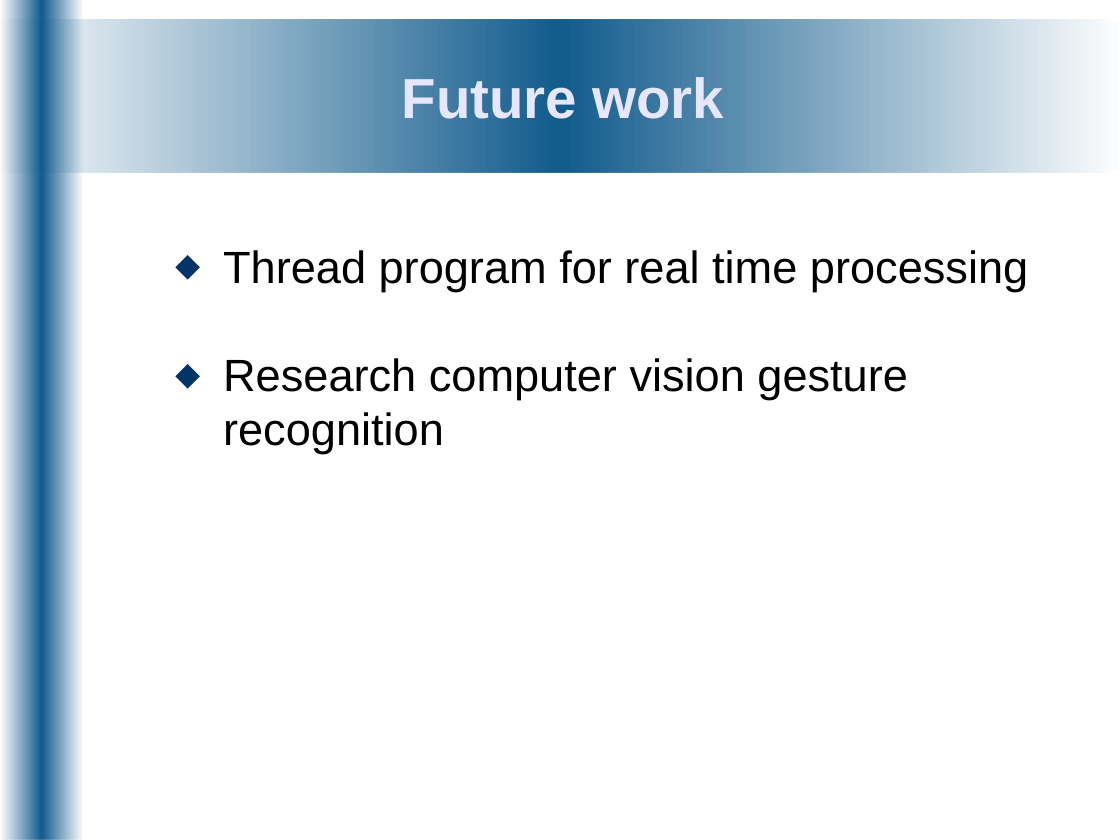
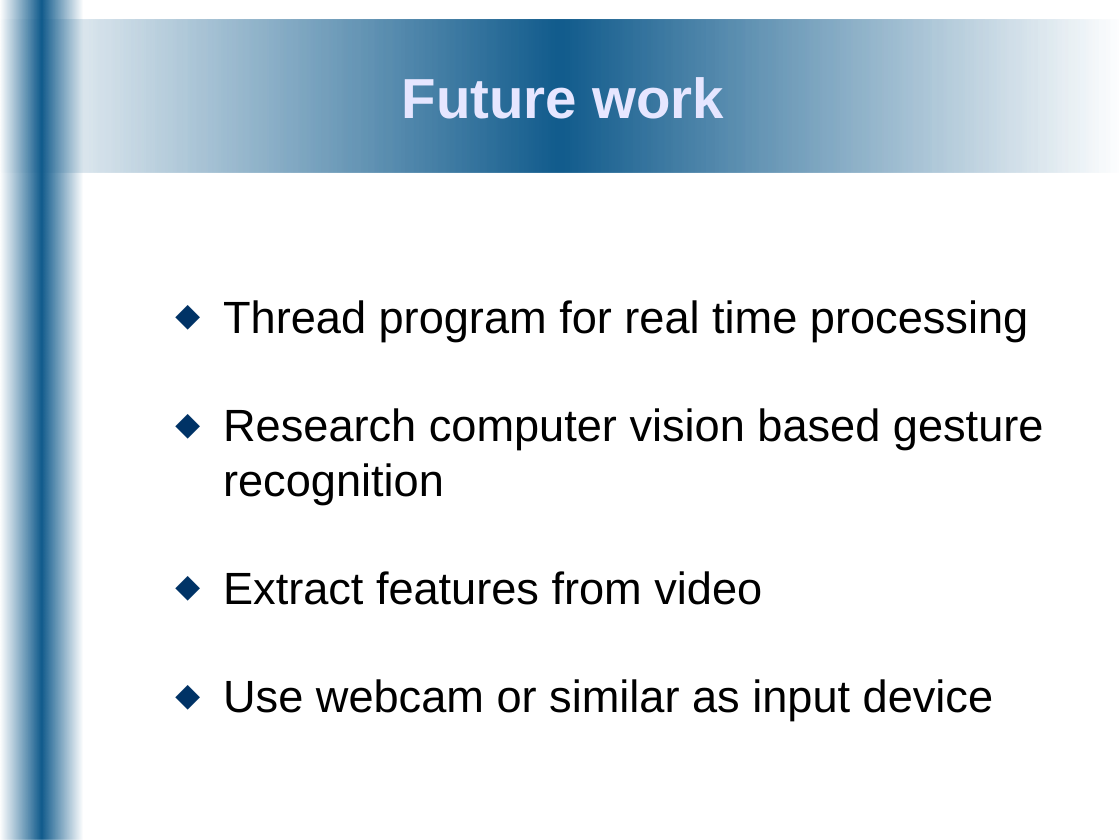
Before and after one commit to DorisGao/personal-uni, a slide deck: slide 15 of ee4p/docs/Presentations/bench_inspect-0812071414.odp (slide 13 before the commit). Drawn at 1120x840 pixels with LibreOffice and Linux fonts; fonts in the diff are those of the drawing. Boxes give left, top, right and bottom in pixels: in the first picture for what was removed or moved away, otherwise in the second. Text is boxed around its words. In the diff, an @@ line names an element or a change of style, - is before the commit and + after.

Commit message:
Finished presentation

```diff
--- a/ee4p/docs/Presentations/bench_inspect-0812071414.odp
+++ b/ee4p/docs/Presentations/bench_inspect-0812071414.odp
@@ text "Thread program for real time ...": place and size @@
-text "Thread program for real time ..." at <box>223,250,1028,454</box>
+text "Thread program for real time ..." at <box>223,300,1044,721</box>
@@ text at <box>223,408,1044,721</box>: text changed @@
-⬥ Research computer vision gesture
-  recognition
+⬥ Research computer vision based gesture
+  recognition
+⬥ Extract features from video
+⬥ Use webcam or similar as input device
```
Also in this commit, not shown: 12 other slides changed, 3 slides added, 1 slide removed, 1 other file.
